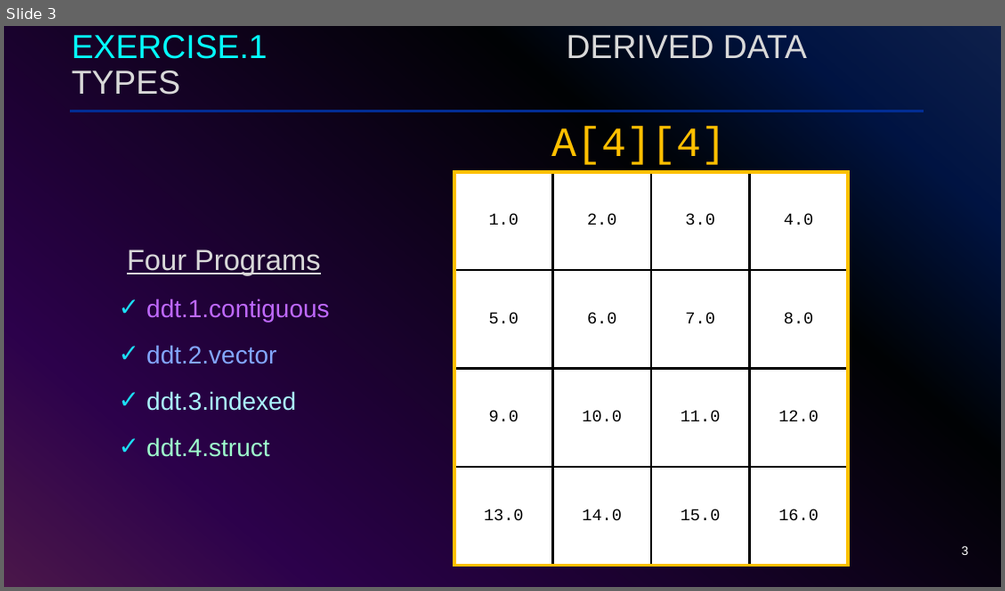
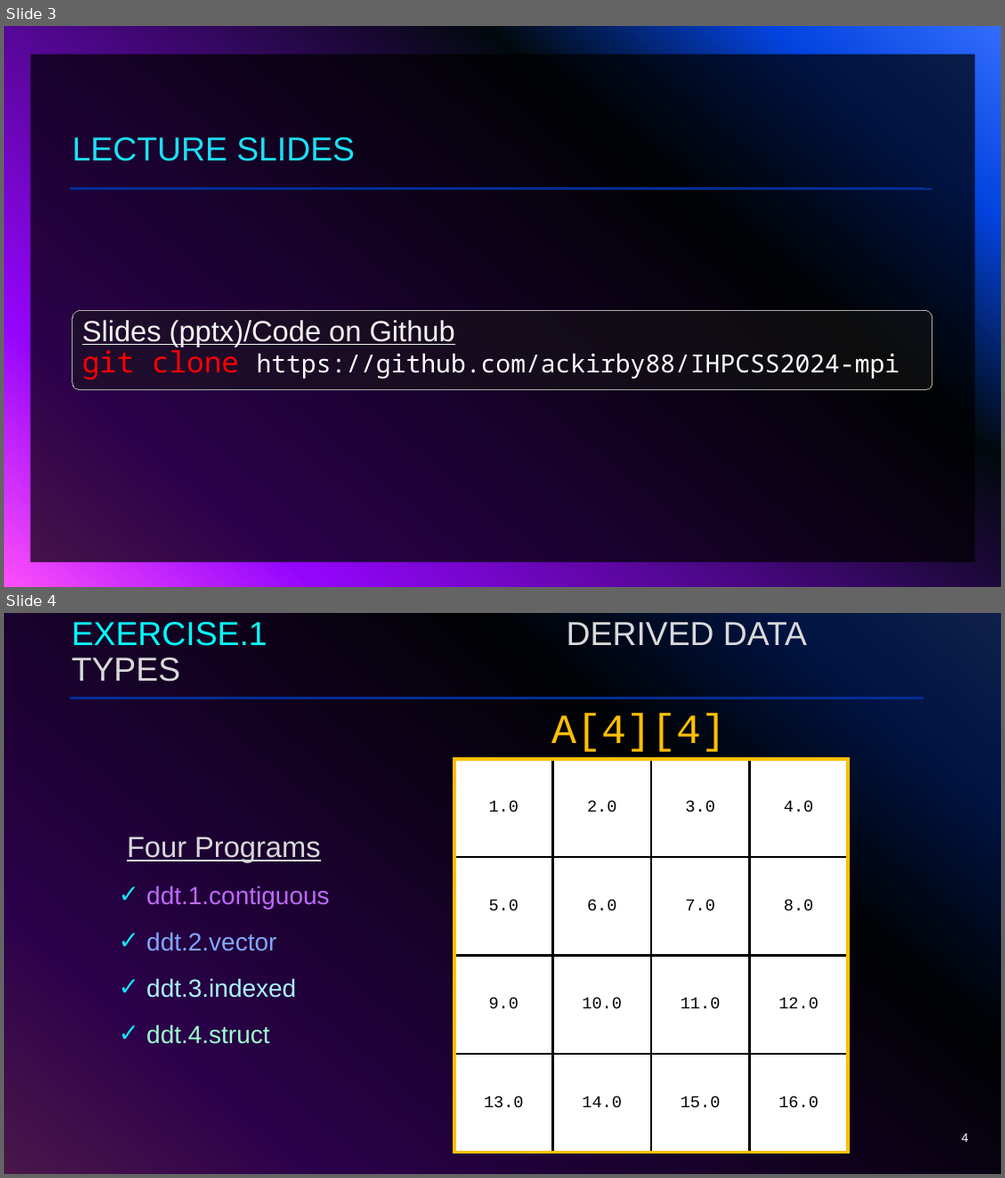
Before and after one commit to ackirby88/IHPCSS2024-mpi, a slide deck: slides/IHPCSS24-Track2-MPI-HandsOnExercises.pptx. Shown one above the other, each under a label of ours: slide 3 before the commit, slides 3 and 4 after it. The pictures are 1005x591 and 1005x1178 pixels, drawn with LibreOffice and Linux fonts; fonts in the diff are those of the drawing. Boxes give left, top, right and bottom in pixels: in the first picture for what was removed or moved away, otherwise in the second. Text is boxed around its words. In the diff, an @@ line names an element or a change of style, - is before the commit and + after.

Commit message:
Add github info to slides.

```diff
--- a/slides/IHPCSS24-Track2-MPI-HandsOnExercises.pptx
+++ b/slides/IHPCSS24-Track2-MPI-HandsOnExercises.pptx
@@ slide 3 added at (x1=4, y1=26, x2=1001, y2=587), background gradient #316CFC to #0343DF to #02090E to #9405FC to #FC4EFB @@
@@ rectangle added at (x1=30, y1=54, x2=975, y2=562), fill #000000 at 70% opacity @@
@@ title added at (x1=73, y1=137, x2=355, y2=161), 32 pt, text #1CDFF5 @@
+LECTURE SLIDES
@@ line added from (70, 189) to (933, 189), #9405FC 2 pt @@
@@ line added from (70, 188) to (923, 188), #9405FC 2 pt @@
@@ rounded rectangle added at (x1=73, y1=310, x2=933, y2=389), fill #181717 at 50% opacity, outline #AFABAB 0.75 pt, 24 pt, text #FFFFFF @@
+Slides (pptx)/Code on Github
+git clone https://github.com/ackirby88/IHPCSS2024-mpi
@@ what was slide 3 is now slide 4 @@
@@ page number at (x1=962, y1=1133, x2=969, y2=1142): text changed @@
-3
+4
```
Also in this commit, not shown: 1 slide changed, 1 other file.
